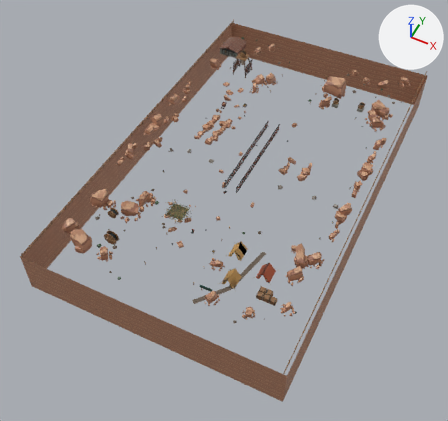
An edit to the FBX model Assets/DuckRails/Canyon/Survey/Canyon Survey.fbx, drawn before and after from the same camera.
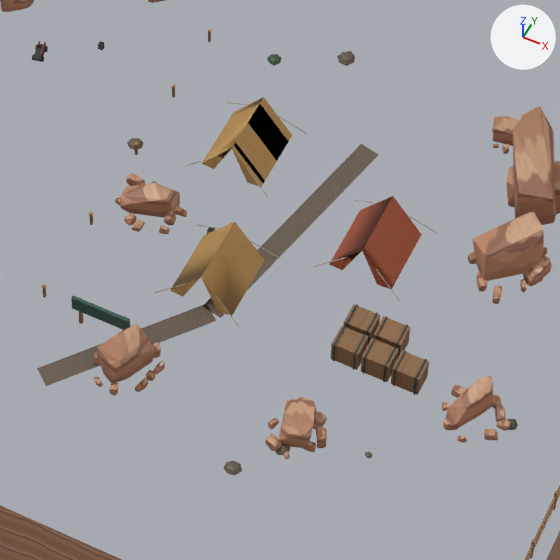
There are two pictures of each version: one whole from a camera (50 mm lens) standing at (69.2, -82.8, 164.5) and looking at (-3.3, 62.1, -16.7), one close up on the part from 41% to 68% of the width and 52% to 81% of the height. The lights are fixed; the arrows at upper right show +X, +Y and +Z. The older version's two pictures come first. Vertices at exactly the same position are counted once.

Names of what the first close-up shows: 'Exposed rim geology_0_0_detail', 'Rim trails_0_0_detail', 'Sandstone talus_0_0_solid', 'Sandstone talus_1_0_solid', 'Sandstone talus_1_1_solid', 'Survey camp marker_0_0_solid', 'Survey supplies_0_0_solid', 'Survey supplies_1_0_solid', 'Survey tents_0_0_solid', 'Survey tents_0_1_solid', 'Weathered rim outcrops_1_1_solid' and 10 more.
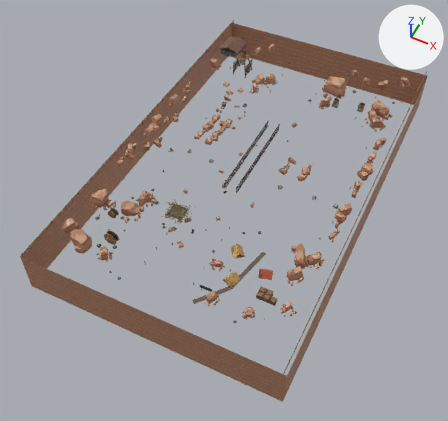
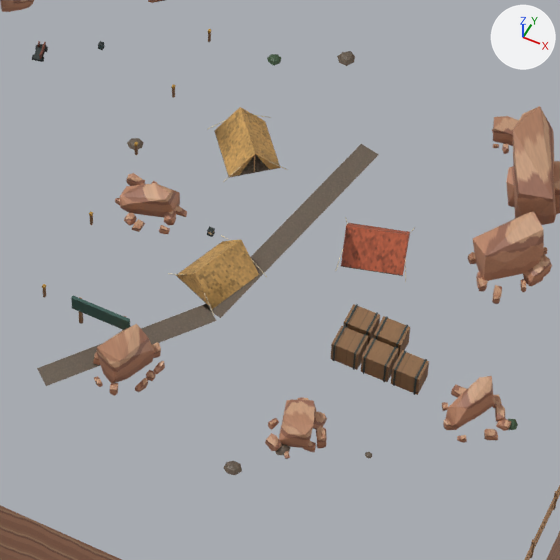
Pixel boxes (x1, y1, x2, y2) of what changed, in the close-ups (560 x 560 px; the box of a moved part takes in the faces that stretch with it):
'Survey tents_0_0_solid', reshaped (7% narrower, 45% shorter): before (155, 149, 422, 327); after (168, 217, 415, 315)
'Survey tents_0_1_solid', reshaped (66% narrower, 45% shorter): before (202, 97, 437, 233); after (208, 107, 288, 182)
part 1 of me_survey_tents_0_1_solid, moved or reshaped: before (278, 116, 307, 134); after (255, 115, 271, 118)
part 2 of me_survey_tents_0_1_solid, rebuilt (not visible afterwards): before (202, 97, 292, 187)
part 3 of me_survey_tents_0_1_solid, added: after (214, 128, 280, 177)
part 4 of me_survey_tents_0_1_solid, added (orange): after (215, 107, 280, 177)
part 5 of me_survey_tents_0_0_solid, moved or reshaped: before (249, 240, 280, 259); after (168, 273, 184, 275)
part 6 of me_survey_tents_0_0_solid, moved or reshaped: before (314, 257, 346, 267); after (251, 259, 267, 277)
part 7 of me_survey_tents_0_0_solid, moved or reshaped (not visible afterwards): before (376, 270, 400, 301)
part 8 of me_survey_tents_0_0_solid, moved or reshaped: before (187, 156, 217, 166); after (336, 249, 343, 270)
part 9 of me_survey_tents_0_0_solid, rebuilt (26% narrower, 44% shorter): before (329, 196, 422, 289); after (341, 223, 410, 275)
part 10 of me_survey_tents_0_0_solid, rebuilt (not visible afterwards): before (170, 222, 264, 316)
part 11 of me_survey_tents_0_0_solid, deleted: before (201, 149, 260, 187)
part 12 of me_survey_tents_0_0_solid, added: after (341, 223, 415, 281)
part 13 of me_survey_tents_0_0_solid, cut back: before (216, 296, 239, 327); after (176, 239, 259, 315)

The change, as a diff of the scene's bpy script:
```diff
--- a/Assets/DuckRails/Canyon/Survey/Canyon Survey.fbx.py
+++ b/Assets/DuckRails/Canyon/Survey/Canyon Survey.fbx.py
@@ me_survey_tents_0_0_solid @@
-me_survey_tents_0_0_solid.from_pydata(...)  # 154 vertices, 111 faces; spans x 12.7..31.3, y 19.7..32.7, z 0.0..3.1
-me_survey_tents_0_0_solid.materials.append(mat_canyon_survey_atlas)  # picture img_canyon_survey_atlas_png
+me_survey_tents_0_0_solid.from_pydata(...)  # 274 vertices, 195 faces; spans x 15.8..31.1, y 19.8..33.0, z 0.0..2.2
+# me_survey_tents_0_0_solid part 5: the loose piece of 13 vertices spanning x 20.1..22.3, y 25.6..26.3, z 0.0..1.6 is scaled about its middle by (-0.643, 0.367, 0.639), then moved by (-4.7, -4.5, -0.3), in mat_lakeside_tent_canvas (picture img_campground_color_png)
+# me_survey_tents_0_0_solid part 6: the loose piece of 13 vertices spanning x 24.7..26.9, y 26.7..27.4, z 0.0..1.6 is scaled about its middle by (-0.643, 0.367, 0.639), then moved by (-4.3, -2.5, -0.3), in mat_lakeside_tent_canvas (picture img_campground_color_png)
+# me_survey_tents_0_0_solid part 7: the loose piece of 13 vertices spanning x 29.1..31.3, y 26.7..27.4, z 0.0..1.6 is scaled about its middle by (-0.307, -2, 0.639), then moved by (-4.9, 4.0, -0.3), in mat_lakeside_tent_canvas (picture img_campground_color_png)
+# me_survey_tents_0_0_solid part 8: the loose piece of 13 vertices spanning x 12.7..14.9, y 30.7..31.4, z 0.0..1.6 is turned 77.9 degrees about the z axis through its middle and scaled by 0.631, then moved by (12.4, -3.4, -0.3), in mat_lakeside_tent_canvas (picture img_campground_color_png)
+# me_survey_tents_0_0_solid part 9: the loose piece of 14 vertices spanning x 25.6..30.4, y 27.2..32.7, z 0.0..3.1 is rebuilt with 18 vertices and now spans x 25.4..30.6, y 27.5..32.5, z 0.0..2.2, in mat_lakeside_tent_canvas (picture img_campground_color_png)
+# me_survey_tents_0_0_solid part 10: the loose piece of 13 vertices spanning x 16.6..21.4, y 20.2..25.6, z 0.0..3.1 is rebuilt with 9 vertices and now spans x 16.4..21.6, y 20.3..25.7, z 0.0..2.2, in mat_lakeside_tent_canvas (picture img_campground_color_png)
+# me_survey_tents_0_0_solid part 11: the loose piece of 5 vertices spanning x 13.6..18.4, y 31.2..31.4, z 0.0..3.1 is deleted
+# me_survey_tents_0_0_solid part 12: 90 vertices added at x 25.4..31.1, y 27.5..33.0, z 0.0..2.2
+# me_survey_tents_0_0_solid part 13: 17 vertices removed from x 20.1..22.3, y 19.7..20.4, z 0.0..1.6; 56 vertices added at x 16.4..21.6, y 19.8..25.8, z 0.0..2.2
+# other edits to the shape of me_survey_tents_0_0_solid do not show in these pictures
+me_survey_tents_0_0_solid.materials.append(mat_lakeside_tent_canvas)  # picture img_campground_color_png
@@ me_survey_tents_0_1_solid @@
-me_survey_tents_0_1_solid.from_pydata(...)  # 64 vertices, 46 faces; spans x 12.7..31.3, y 31.4..37.3, z 0.0..3.1
-me_survey_tents_0_1_solid.materials.append(mat_canyon_survey_atlas)  # picture img_canyon_survey_atlas_png
+me_survey_tents_0_1_solid.from_pydata(...)  # 128 vertices, 90 faces; spans x 12.5..19.5, y 30.5..37.5, z 0.0..2.2
+# me_survey_tents_0_1_solid part 1: the loose piece of 13 vertices spanning x 17.1..19.3, y 36.6..37.3, z 0.0..1.6 is scaled about its middle by (0.402, 1.75, 0.639), then moved by (-2.4, -0.1, -0.3), in mat_lakeside_tent_canvas (picture img_campground_color_png)
+# me_survey_tents_0_1_solid part 2: the loose piece of 12 vertices spanning x 13.6..18.4, y 31.4..36.7, z 0.0..3.1 is rebuilt with 9 vertices and now spans x 13.1..18.9, y 31.1..36.9, z 0.0..2.2, in mat_lakeside_tent_canvas (picture img_campground_color_png)
+# me_survey_tents_0_1_solid part 3: a new loose piece of 18 vertices spanning x 13.1..18.9, y 31.1..36.9, z 0.0..0.1, in mat_lakeside_tent_canvas (picture img_campground_color_png)
+# me_survey_tents_0_1_solid part 4: a new loose piece of 15 vertices spanning x 13.1..18.9, y 31.1..36.9, z 0.0..2.2, in mat_lakeside_tent_canvas (picture img_campground_color_png)
+# other edits to the shape of me_survey_tents_0_1_solid do not show in these pictures
+me_survey_tents_0_1_solid.materials.append(mat_lakeside_tent_canvas)  # picture img_campground_color_png
```
